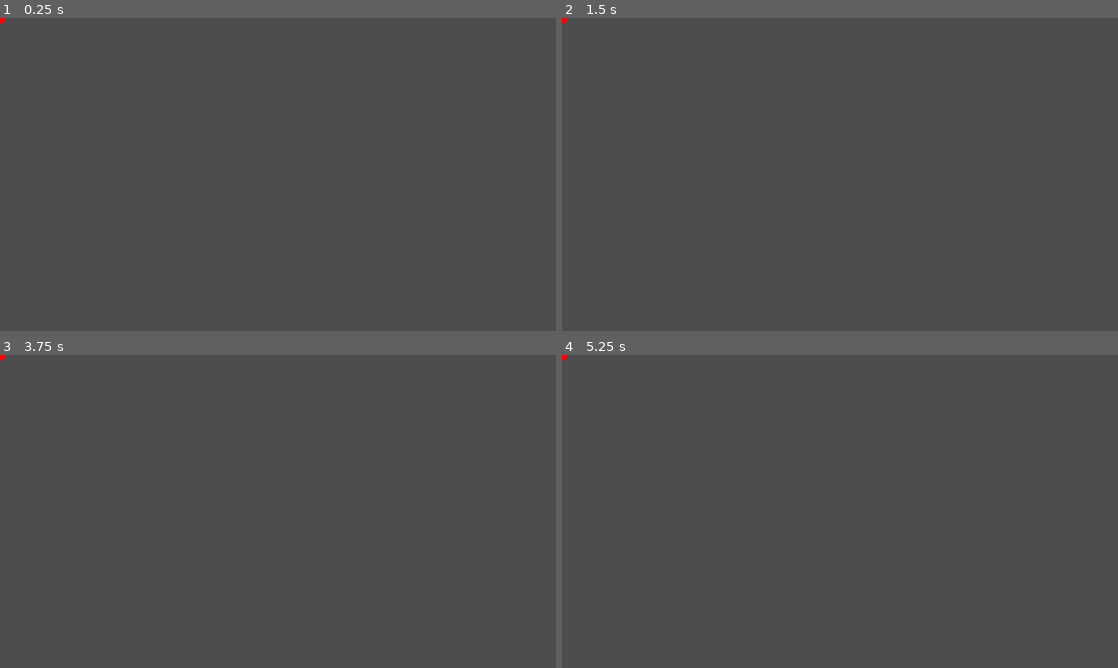
Above: before the commit, frames 1-4 (two rows, left to right).
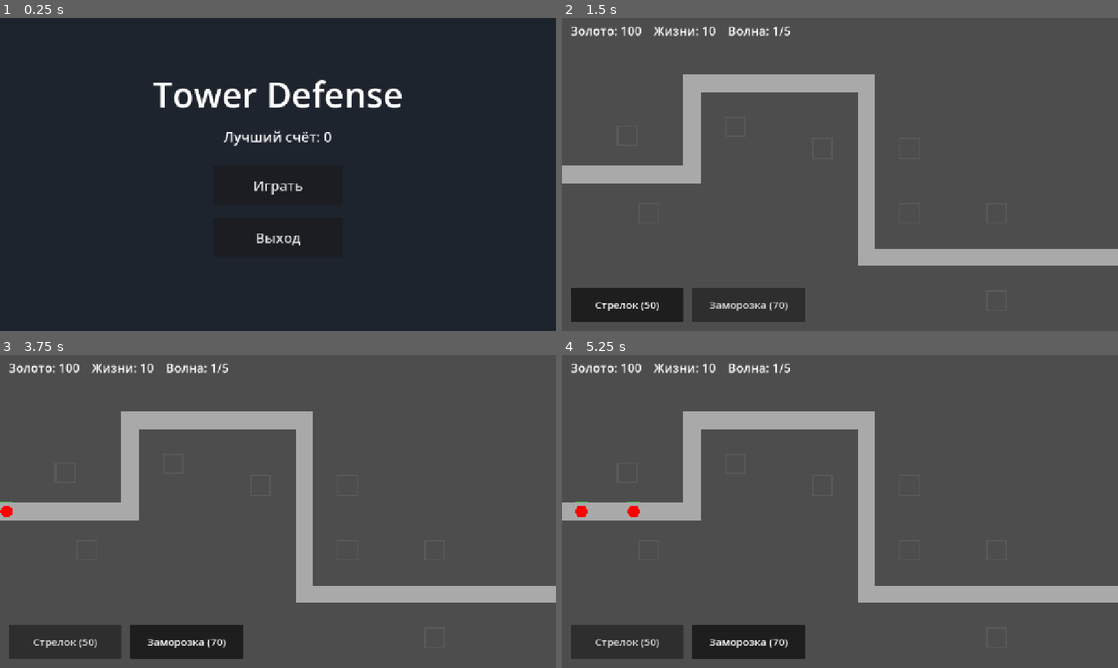
Above: after the commit, the same moments.

Repository: COLDANY/coursework
Game: Godot game, scene res://scenes/menu.tscn
Same seed, same stepped clock (60 frames per second), same inputs: the game is played once before the commit and once after it. Before the commit the project starts from res://scenes/enemy.tscn.
Inputs (mouse positions are in pixels of both pictures, inside the frame that each line leads up to):
- Up to frame 1 (0.25 s): no input
- Up to frame 2 (1.5 s): click (840, 183) at 0.5 s, where only the run after the commit has a clickable "Играть"; click (628, 305) at 1.25 s, where only the run after the commit has a clickable "Стрелок (50)"
- Up to frame 3 (3.75 s): click (189, 642) at 2 s, where only the run after the commit has a clickable "Заморозка (70)"; click (66, 642) at 2.75 s, where only the run after the commit has a clickable "Стрелок (50)"; click (189, 642) at 3.5 s, where only the run after the commit has a clickable "Заморозка (70)"
- Up to frame 4 (5.25 s): click (628, 642) at 4.25 s, where only the run after the commit has a clickable "Стрелок (50)"; click (751, 642) at 5 s, where only the run after the commit has a clickable "Заморозка (70)"

The runs differ from the first frame. In frame 1, 100% of the frame differs, in the area x 0-100%, y 0-100%; in frame 2, 13%; in frame 3, 13%; in frame 4, 13%.

Commit message:
Добавлено главное меню

Diff:
--- a/project.godot
+++ b/project.godot
@@ -11,7 +11,7 @@
 [application]
 
 config/name="TowerdDefense"
-run/main_scene="uid://4td8uvkrq6jl"
+run/main_scene="uid://bl02yuwq0831g"
 config/features=PackedStringArray("4.7", "GL Compatibility")
 config/icon="res://icon.svg"
 
@@ -34,3 +34,4 @@
 rendering_device/driver.windows="d3d12"
 renderer/rendering_method="gl_compatibility"
 renderer/rendering_method.mobile="gl_compatibility"
+textures/vram_compression/import_etc2_astc=true
--- /dev/null
+++ b/scenes/menu.tscn
@@ -0,0 +1,12 @@
+[gd_scene format=3 uid="uid://bl02yuwq0831g"]
+
+[ext_resource type="Script" uid="uid://cro10pu7ysv4t" path="res://scripts/menu.gd" id="1_yqeox"]
+
+[node name="Menu" type="Control" unique_id=1610633933]
+layout_mode = 3
+anchors_preset = 15
+anchor_right = 1.0
+anchor_bottom = 1.0
+grow_horizontal = 2
+grow_vertical = 2
+script = ExtResource("1_yqeox")
--- a/scripts/hud.gd
+++ b/scripts/hud.gd
@@ -3,6 +3,7 @@
 
 signal tower_selected(type: String)
 signal restart_pressed
+signal menu_pressed
 
 var info_label: Label
 
@@ -38,24 +39,31 @@
 func update_info(gold: int, lives: int, wave: int, waves_total: int) -> void:
 	info_label.text = "Золото: %d    Жизни: %d    Волна: %d/%d" % [gold, lives, wave, waves_total]
 
-func show_result(text: String) -> void:
+func show_result(text: String, subtitle: String = "") -> void:
 	var shade := ColorRect.new()
 	shade.color = Color(0, 0, 0, 0.7)
 	shade.size = Vector2(1280, 720)
 	add_child(shade)
 
-	var label := Label.new()
-	label.text = text
-	label.size = Vector2(1280, 100)
-	label.position = Vector2(0, 220)
-	label.horizontal_alignment = HORIZONTAL_ALIGNMENT_CENTER
-	label.add_theme_font_size_override("font_size", 64)
-	shade.add_child(label)
+	_result_label(shade, text, 180, 64)
+	_result_label(shade, subtitle, 290, 32)
+	_result_button(shade, "Заново", Vector2(340, 420), func(): restart_pressed.emit())
+	_result_button(shade, "В меню", Vector2(640, 420), func(): menu_pressed.emit())
 
-	var btn := Button.new()
-	btn.text = "Заново"
-	btn.custom_minimum_size = Vector2(300, 90)
-	btn.position = Vector2(490, 400)
-	btn.add_theme_font_size_override("font_size", 32)
-	btn.pressed.connect(func(): restart_pressed.emit())
-	shade.add_child(btn)
+func _result_label(parent: Node, text: String, y: float, font_size: int) -> void:
+	var l := Label.new()
+	l.text = text
+	l.position = Vector2(0, y)
+	l.size = Vector2(1280, 100)
+	l.horizontal_alignment = HORIZONTAL_ALIGNMENT_CENTER
+	l.add_theme_font_size_override("font_size", font_size)
+	parent.add_child(l)
+
+func _result_button(parent: Node, text: String, pos: Vector2, action: Callable) -> void:
+	var b := Button.new()
+	b.text = text
+	b.position = pos
+	b.custom_minimum_size = Vector2(300, 90)
+	b.add_theme_font_size_override("font_size", 32)
+	b.pressed.connect(action)
+	parent.add_child(b)
--- a/scripts/main.gd
+++ b/scripts/main.gd
@@ -32,6 +32,7 @@
 	add_child(hud)
 	hud.tower_selected.connect(func(type: String): selected_type = type)
 	hud.restart_pressed.connect(_restart)
+	hud.menu_pressed.connect(_to_menu)
 	_update_hud()
 	_run_waves()
 
@@ -62,23 +63,29 @@
 		gold -= data.cost
 		_update_hud()
 		return
-
+func _wait(sec: float) -> void:
+	var t := Timer.new()
+	t.one_shot = true
+	add_child(t)
+	t.start(sec)
+	await t.timeout
+	t.queue_free()
 func _run_waves() -> void:
 	for i in GameData.WAVES.size():
 		wave_number = i + 1
 		_update_hud()
-		await get_tree().create_timer(3.0).timeout
+		await _wait(3.0)
 		for group in GameData.WAVES[i]:
 			for _n in group.num:
 				if game_over:
 					return
 				_spawn_enemy(group.kind)
-				await get_tree().create_timer(group.interval).timeout
+				await _wait(group.interval)
 		while get_tree().get_nodes_in_group("enemies").size() > 0:
 			if game_over:
 				return
-			await get_tree().create_timer(0.5).timeout
-	_end_game("Победа!")
+			await _wait(0.5)
+	_end_game("Победа!", true)
 
 func _spawn_enemy(kind: String) -> void:
 	var enemy: Enemy = ENEMY_SCENE.instantiate()
@@ -97,12 +104,17 @@
 	if lives <= 0:
 		_end_game("Поражение")
 
-func _end_game(text: String) -> void:
+func _end_game(text: String, won: bool = false) -> void:
 	if game_over:
 		return
 	game_over = true
 	get_tree().paused = true
-	hud.show_result(text)
+	var sub := ""
+	if won:
+		var score := lives * 100 + gold
+		var is_record := SaveData.save_best(score)
+		sub = "Счёт: %d%s" % [score, "  (новый рекорд!)" if is_record else ""]
+	hud.show_result(text, sub)
 
 func _restart() -> void:
 	get_tree().paused = false
@@ -110,3 +122,7 @@
 
 func _update_hud() -> void:
 	hud.update_info(gold, lives, wave_number, GameData.WAVES.size())
+
+func _to_menu() -> void:
+	get_tree().paused = false
+	get_tree().change_scene_to_file("res://scenes/menu.tscn")
--- /dev/null
+++ b/scripts/menu.gd
@@ -0,0 +1,32 @@
+extends Control
+
+func _ready() -> void:
+	size = Vector2(1280, 720)
+
+	var bg := ColorRect.new()
+	bg.color = Color(0.12, 0.14, 0.18)
+	bg.size = Vector2(1280, 720)
+	add_child(bg)
+
+	_add_label("Tower Defense", Vector2(0, 120), 80)
+	_add_label("Лучший счёт: %d" % SaveData.load_best(), Vector2(0, 250), 32)
+	_add_button("Играть", Vector2(490, 340), func(): get_tree().change_scene_to_file("res://scenes/main.tscn"))
+	_add_button("Выход", Vector2(490, 460), func(): get_tree().quit())
+
+func _add_label(text: String, pos: Vector2, font_size: int) -> void:
+	var l := Label.new()
+	l.text = text
+	l.position = pos
+	l.size = Vector2(1280, 100)
+	l.horizontal_alignment = HORIZONTAL_ALIGNMENT_CENTER
+	l.add_theme_font_size_override("font_size", font_size)
+	add_child(l)
+
+func _add_button(text: String, pos: Vector2, action: Callable) -> void:
+	var b := Button.new()
+	b.text = text
+	b.position = pos
+	b.custom_minimum_size = Vector2(300, 90)
+	b.add_theme_font_size_override("font_size", 32)
+	b.pressed.connect(action)
+	add_child(b)
--- /dev/null
+++ b/scripts/save_data.gd
@@ -0,0 +1,17 @@
+class_name SaveData
+
+const PATH := "user://save.cfg"
+
+static func load_best() -> int:
+	var cfg := ConfigFile.new()
+	if cfg.load(PATH) != OK:
+		return 0
+	return cfg.get_value("game", "best_score", 0)
+
+static func save_best(score: int) -> bool:
+	if score <= load_best():
+		return false
+	var cfg := ConfigFile.new()
+	cfg.set_value("game", "best_score", score)
+	cfg.save(PATH)
+	return true
Not shown, added: export_presets.cfg
Not shown, added: scripts/menu.gd.uid
Not shown, added: scripts/save_data.gd.uid
